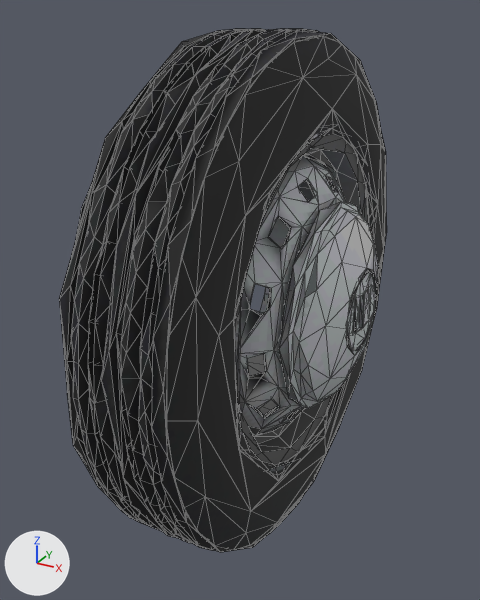
One commit to the glTF model game/assets/rally/rt/rt-saab-96-v4/wheel_rear_right.glb: the scene before it, then after it.
Both versions are drawn from a camera (50 mm lens) standing at (0.34, -0.732, 0.348) and looking at (-0.047, -0.028, -0.004). The lights are fixed; the arrows at lower left show +X, +Y and +Z. The older version comes first. Mesh edges are drawn as thin lines. Vertices at exactly the same position are counted once.

Script lines for the objects in view, before the commit:
```python
me_saab96_wheel_rear_rightmesh = bpy.data.meshes.new('Saab96_Wheel_rear_rightMesh')
me_saab96_wheel_rear_rightmesh.from_pydata(...)  # 1632 vertices, 2983 faces; spans x -0.113..0.113, y -0.327..0.327, z -0.327..0.327
me_saab96_wheel_rear_rightmesh.materials.append(mat_saab96wheel_rear_right_stylized_psx)  # picture img_saab96_wheel_rear_right_stylized_psx
ob_saab96_wheel_rear_right = bpy.data.objects.new('Saab96_Wheel_rear_right', me_saab96_wheel_rear_rightmesh)
ob_saab96_wheel_rear_right.location = (0.0, 0.0, 0.0)
```
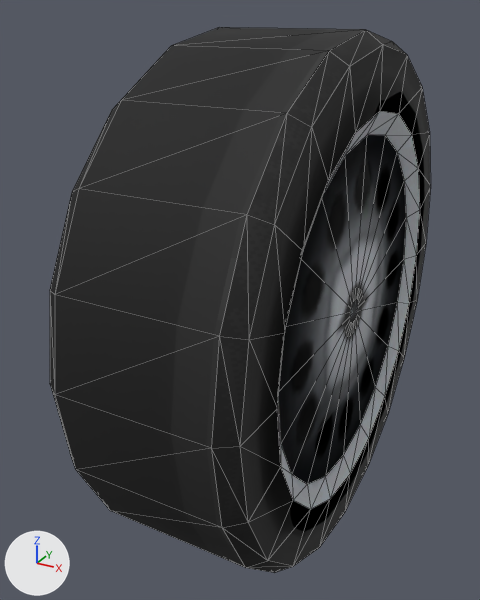
What differs and where, as boxes (x1, y1, x2, y2) in the pictures (480 x 600 px):
'Saab96_Wheel_rear_right', reshaped (16% wider): before (59, 29, 387, 552); after (50, 27, 431, 573)
part 1 of me_saab96_wheel_rear_rightmesh, rebuilt (18% wider): before (59, 29, 381, 552); after (50, 27, 431, 573)
part 2 of me_saab96_wheel_rear_rightmesh, deleted: before (75, 36, 387, 549)

The change in detail:
Picture 'peugeot205_silver_psx' (img_peugeot205_silver_psx) is new.
Material 'saab_96_Wheel_PSX' (mat_saab_96_wheel_psx) is new.
Its texture is img_peugeot205_silver_psx.
Its roughness is 0.82.
me_saab96_wheel_rear_rightmesh is used by ob_saab96_wheel_rear_right; location (0.0, 0.0, 0.0).
me_saab96_wheel_rear_rightmesh had 1632 vertices, 2983 faces and spanned x -0.113..0.113, y -0.327..0.327, z -0.327..0.327.
me_saab96_wheel_rear_rightmesh no longer uses material mat_saab96wheel_rear_right_stylized_psx (picture img_saab96_wheel_rear_right_stylized_psx).
me_saab96_wheel_rear_rightmesh now has 162 vertices, 320 faces and spans x -0.113..0.113, y -0.327..0.327, z -0.327..0.327.
me_saab96_wheel_rear_rightmesh part 1: the loose piece of 890 vertices spanning x -0.089..0.041, y -0.327..0.327, z -0.327..0.327 is rebuilt with 162 vertices and now spans x -0.113..0.113, y -0.327..0.327, z -0.327..0.327, in mat_saab_96_wheel_psx (picture img_peugeot205_silver_psx).
me_saab96_wheel_rear_rightmesh part 2: 11 loose pieces with 742 vertices, spanning x -0.113..0.113, y -0.318..0.319, z -0.316..0.319, are deleted.
me_saab96_wheel_rear_rightmesh gains material mat_saab_96_wheel_psx (picture img_peugeot205_silver_psx).
